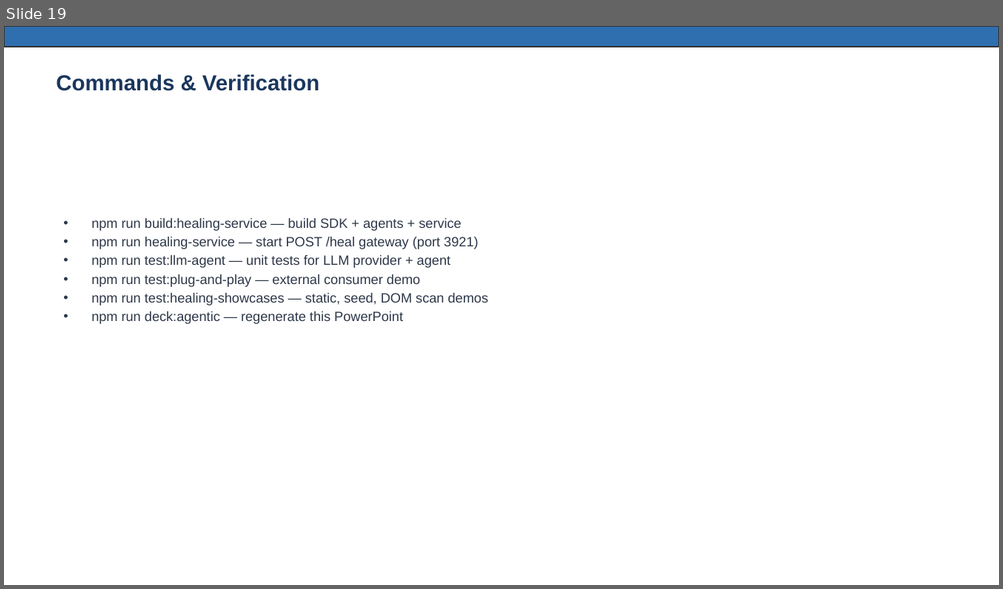
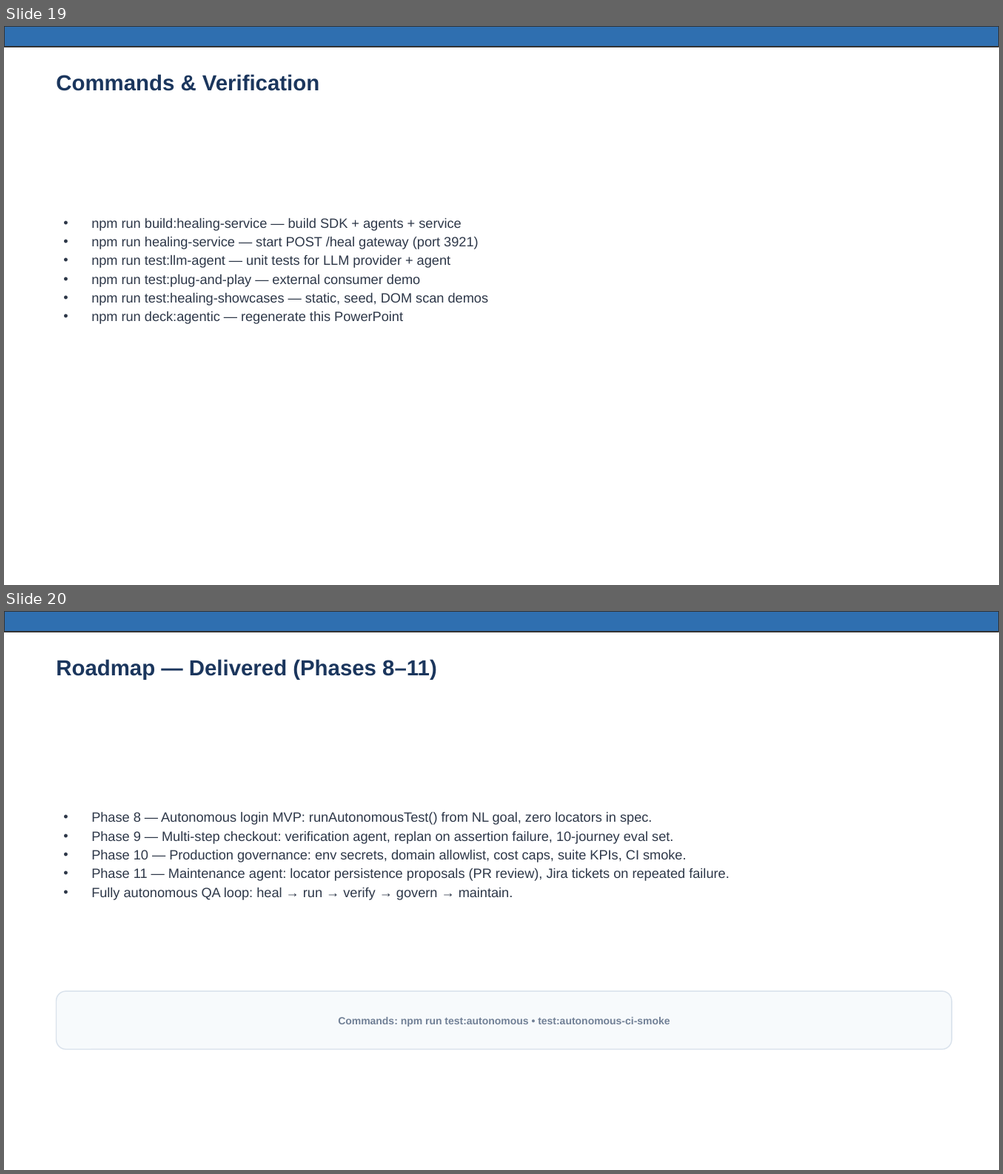
Before and after one commit to mmohansqaai/SelfHealingPlaywrightFramework, a slide deck: docs/Agentic-Healing-Technical-Presentation.pptx. Shown one above the other, each under a label of ours: slide 19 before the commit, slides 19 and 20 after it. The pictures are 1003x589 and 1003x1174 pixels, drawn with LibreOffice and Linux fonts; fonts in the diff are those of the drawing. Boxes give left, top, right and bottom in pixels: in the first picture for what was removed or moved away, otherwise in the second. Text is boxed around its words. In the diff, an @@ line names an element or a change of style, - is before the commit and + after.

```diff
--- a/docs/Agentic-Healing-Technical-Presentation.pptx
+++ b/docs/Agentic-Healing-Technical-Presentation.pptx
@@ slide 20 added at (4, 611, 999, 1170), background #FFFFFF @@
@@ rectangle added at (4, 611, 999, 632), fill #2F6FB0, outline #333333 1 pt @@
@@ text added at (56, 659, 437, 680), 21 pt, text #1B365D, bold @@
+Roadmap — Delivered (Phases 8–11)
@@ text added at (91, 812, 729, 900), 13 pt, text #2D3748 @@
+• Phase 8 — Autonomous login MVP: runAutonomousTest() from NL goal, zero locators in spec.
+• Phase 9 — Multi-step checkout: verification agent, replan on assertion failure, 10-journey eval set.
+• Phase 10 — Production governance: env secrets, domain allowlist, cost caps, suite KPIs, CI smoke.
+• Phase 11 — Maintenance agent: locator persistence proposals (PR review), Jira tickets on repeated failure.
+• Fully autonomous QA loop: heal → run → verify → govern → maintain.
@@ rounded rectangle added at (57, 991, 951, 1050), fill #F7FAFC, outline #D9E2EC 1 pt @@
@@ text added at (338, 1017, 669, 1027), 10 pt, text #718096, bold @@
+Commands: npm run test:autonomous • test:autonomous-ci-smoke
```
Also in this commit, not shown: 3 slides changed, 2 other slides added, 55 other files.
